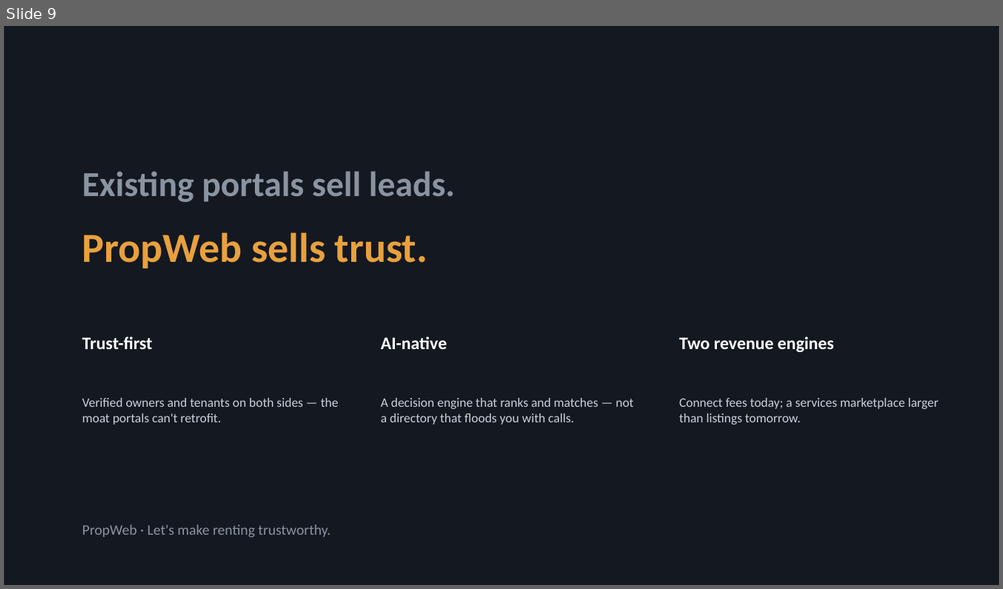
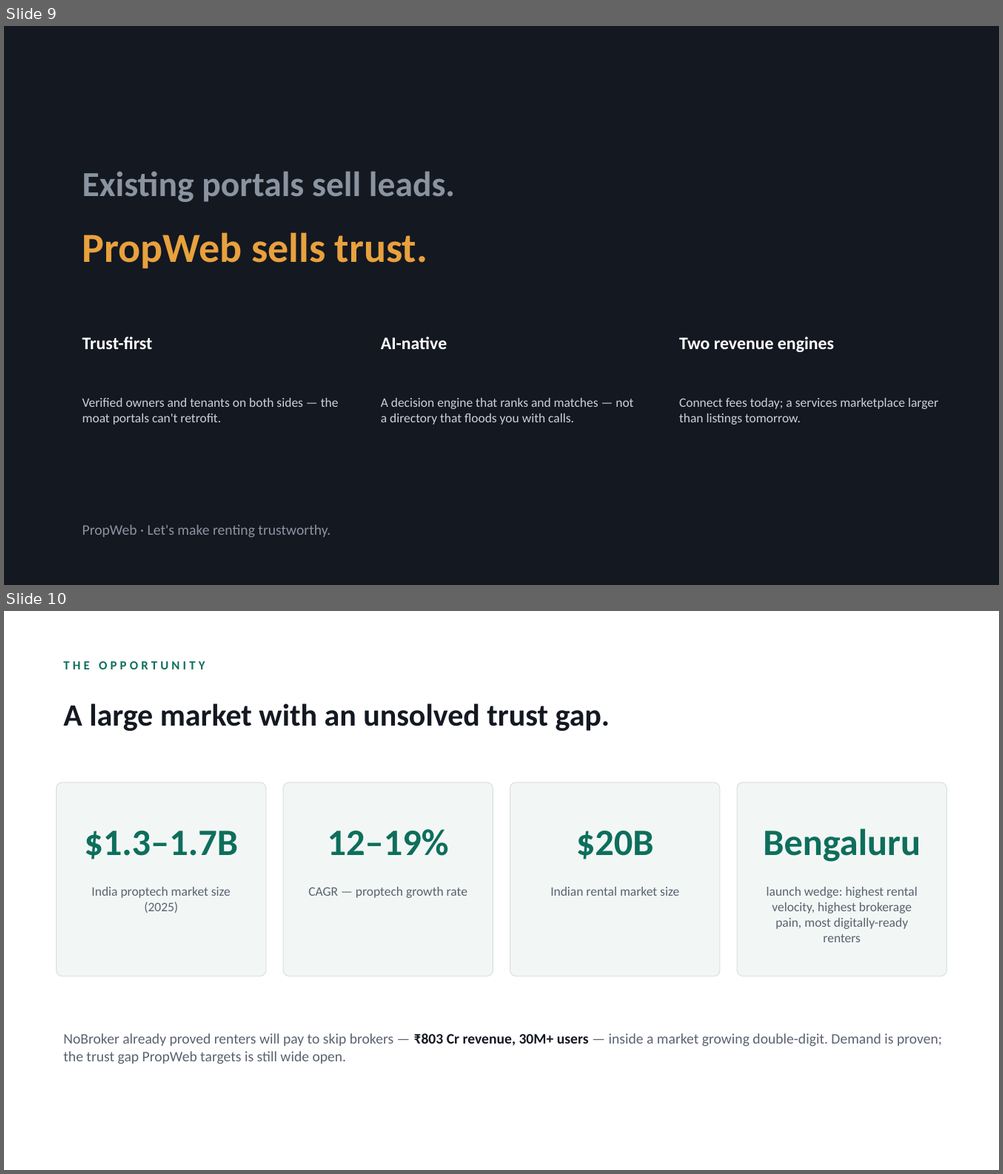
Before and after one commit to CryptoPrism-io/Propweb, a slide deck: docs/PropWeb_Pitch_v2.pptx. Shown one above the other, each under a label of ours: slide 9 before the commit, slides 9 and 10 after it. The pictures are 1003x589 and 1003x1174 pixels, drawn with LibreOffice and Linux fonts; fonts in the diff are those of the drawing. Boxes give left, top, right and bottom in pixels: in the first picture for what was removed or moved away, otherwise in the second. Text is boxed around its words. In the diff, an @@ line names an element or a change of style, - is before the commit and + after.

Commit message:
feat: add Market opportunity slide

```diff
--- a/docs/PropWeb_Pitch_v2.pptx
+++ b/docs/PropWeb_Pitch_v2.pptx
@@ slide 10 added at (4,611,999,1170), background #FFFFFF @@
@@ text added at (63,661,205,669), 12 pt, text #0E6E5C, bold @@
+THE OPPORTUNITY
@@ text added at (63,703,610,731), 30 pt, text #141821, bold @@
+A large market with an unsolved trust gap.
@@ rounded rectangle added at (57,783,266,977), fill #F2F7F5, outline #D8DEE4 0.75 pt @@
@@ rounded rectangle added at (283,783,492,977), fill #F2F7F5, outline #D8DEE4 0.75 pt @@
@@ rounded rectangle added at (510,783,720,977), fill #F2F7F5, outline #D8DEE4 0.75 pt @@
@@ rounded rectangle added at (737,783,946,977), fill #F2F7F5, outline #D8DEE4 0.75 pt @@
@@ text added at (84,831,238,860), 36 pt, text #0E6E5C, bold @@
+$1.3–1.7B
@@ text added at (327,829,449,856), 36 pt, text #0E6E5C, bold @@
+12–19%
@@ text added at (576,831,654,860), 36 pt, text #0E6E5C, bold @@
+$20B
@@ text added at (762,829,920,862), 36 pt, text #0E6E5C, bold @@
+Bengaluru
@@ text added at (91,887,230,913), 12.5 pt, text #5A6270 @@
+India proptech market size (2025)
@@ text added at (308,887,467,898), 12.5 pt, text #5A6270 @@
+CAGR — proptech growth rate
@@ text added at (550,887,679,896), 12.5 pt, text #5A6270 @@
+Indian rental market size
@@ text added at (766,887,917,943), 12.5 pt, text #5A6270 @@
+launch wedge: highest rental velocity, highest brokerage pain, most digitally-ready renters
@@ text added at (63,1034,942,1065), 14 pt, text #5A6270 @@
+NoBroker already proved renters will pay to skip brokers — ₹803 Cr revenue, 30M+ users — inside a market growing double-digit. Demand is proven; the trust gap PropWeb targets is still wide open.
```
Also in this commit, not shown: 3 other files.
